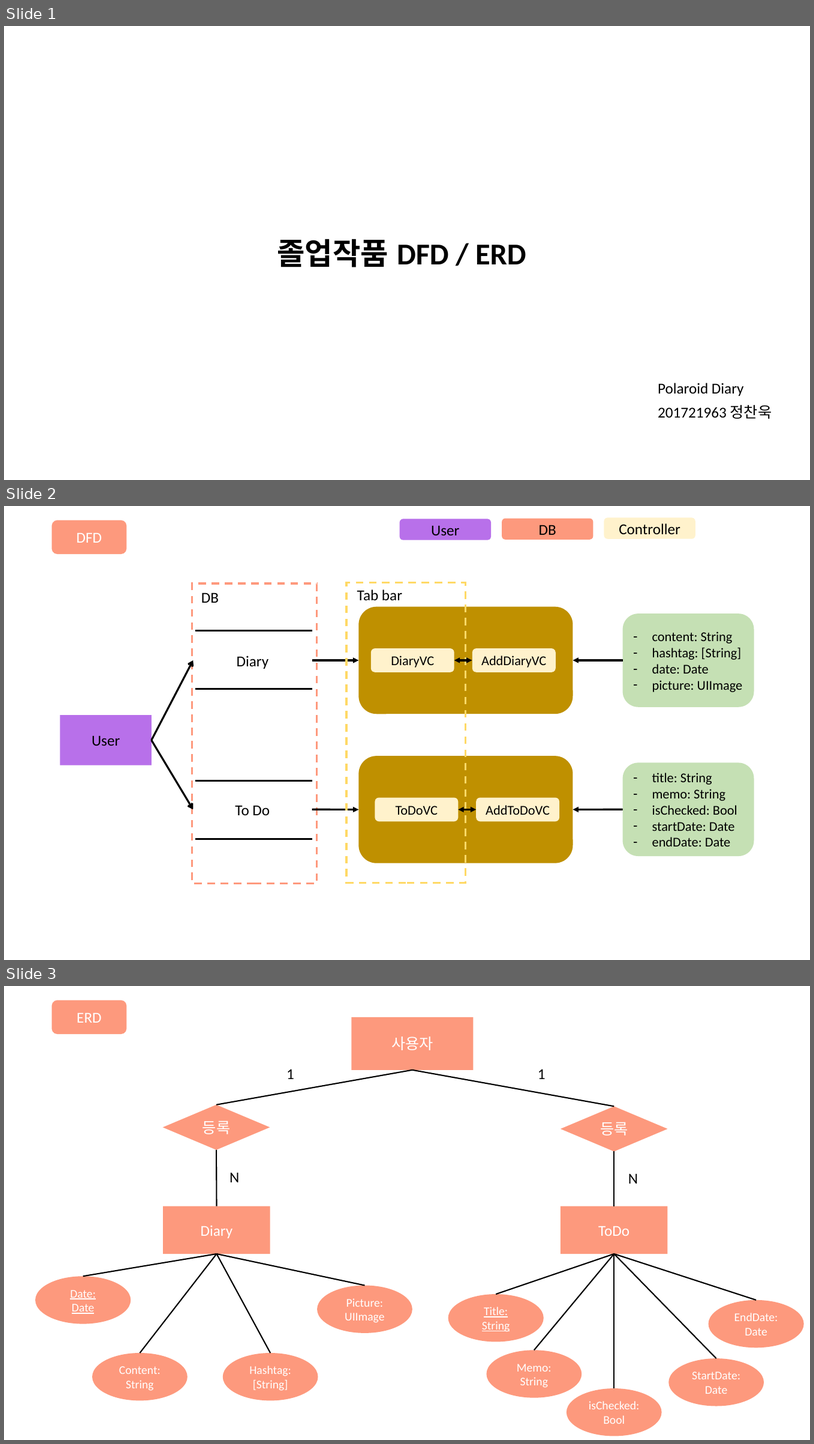
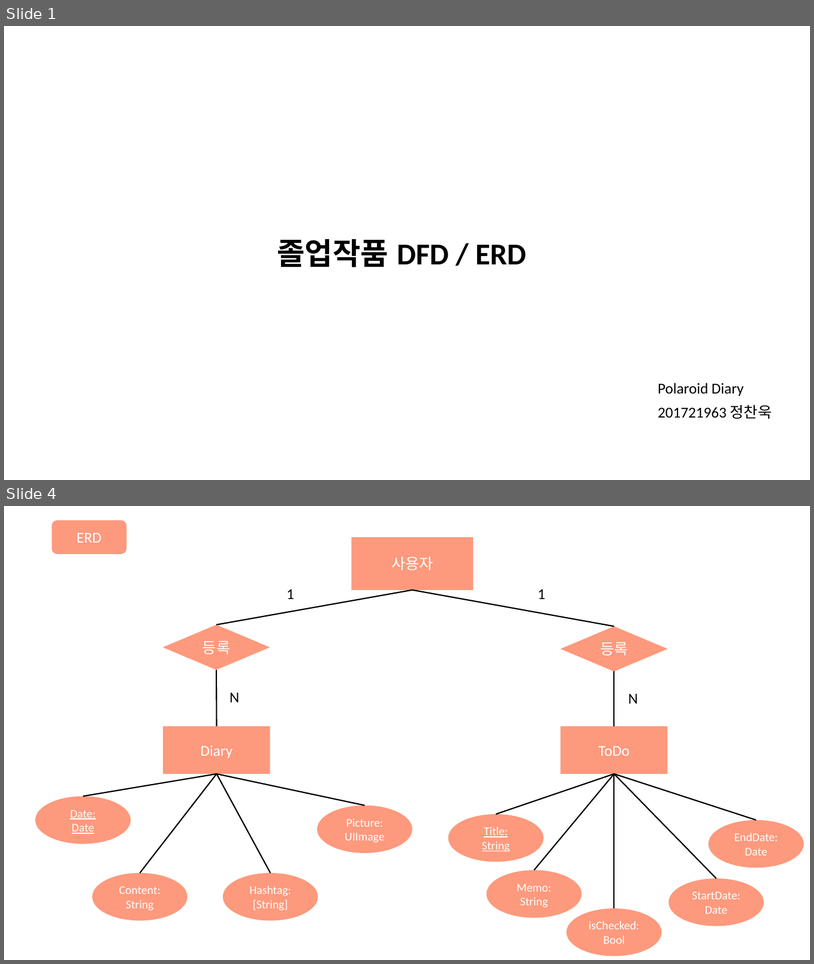
Before and after one commit to chaeHaram/University, a slide deck: 4-1/소프트웨어 종합설계/10주차/졸업작품 DFD : ERD.pptx. Shown one above the other, each under a label of ours: slides 1, 2 and 3 before the commit, slides 1 and 4 after it; the slides between them are not shown. The pictures are 814x1444 and 814x964 pixels, drawn with LibreOffice and Linux fonts; fonts in the diff are those of the drawing. Boxes give left, top, right and bottom in pixels: in the first picture for what was removed or moved away, otherwise in the second. Text is boxed around its words. In the diff, an @@ line names an element or a change of style, - is before the commit and + after.

```diff
--- a/4-1/소프트웨어 종합설계/10주차/졸업작품 DFD : ERD.pptx
+++ b/4-1/소프트웨어 종합설계/10주차/졸업작품 DFD : ERD.pptx
@@ slide 2 removed at (4, 506, 810, 960), background #FFFFFF @@
@@ rounded rectangle removed at (52, 520, 127, 554) @@
-DFD
@@ rounded rectangle removed at (399, 519, 491, 540) @@
-User
@@ rounded rectangle removed at (503, 518, 594, 539) @@
-DB
@@ rounded rectangle removed at (605, 517, 696, 538) @@
-Controller
@@ group removed at (60, 583, 754, 883): 8 rounded rectangles, 6 arrows, 4 rectangles, 4 lines, 3 texts, 2 double arrows @@
-User
-To Do
-Diary
-DiaryVC
-AddDiaryVC
-ToDoVC
-AddToDoVC
-Tab bar
-– content: String
-– hashtag: [String]
-– date: Date
-– picture: UIImage
-– title: String
-– memo: String
-– isChecked: Bool
-– startDate: Date
-– endDate: Date
-DB
@@ what was slide 3 is now slide 4 @@
```
Also in this commit, not shown: 2 slides added, 1 other file.
